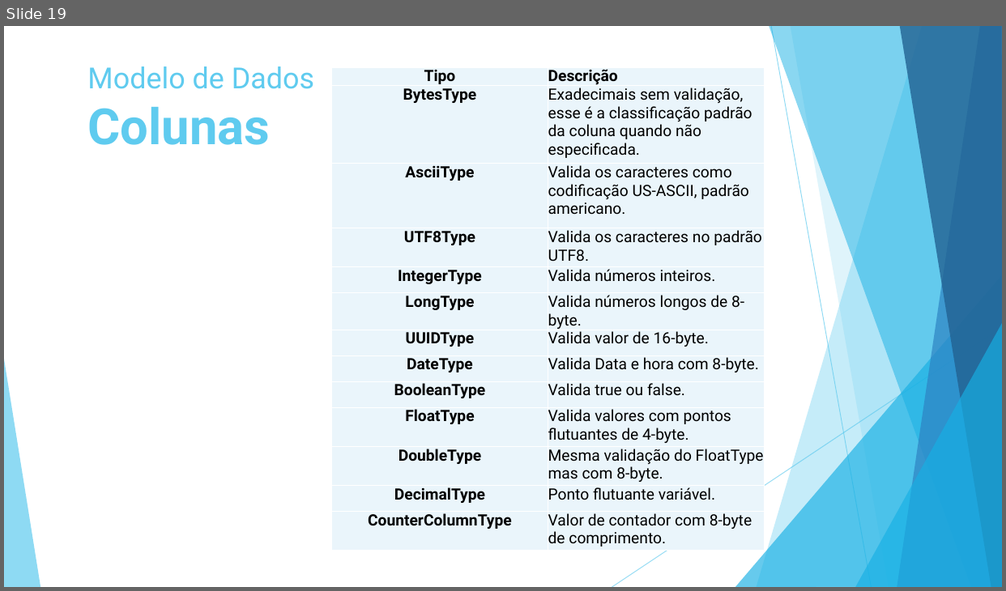
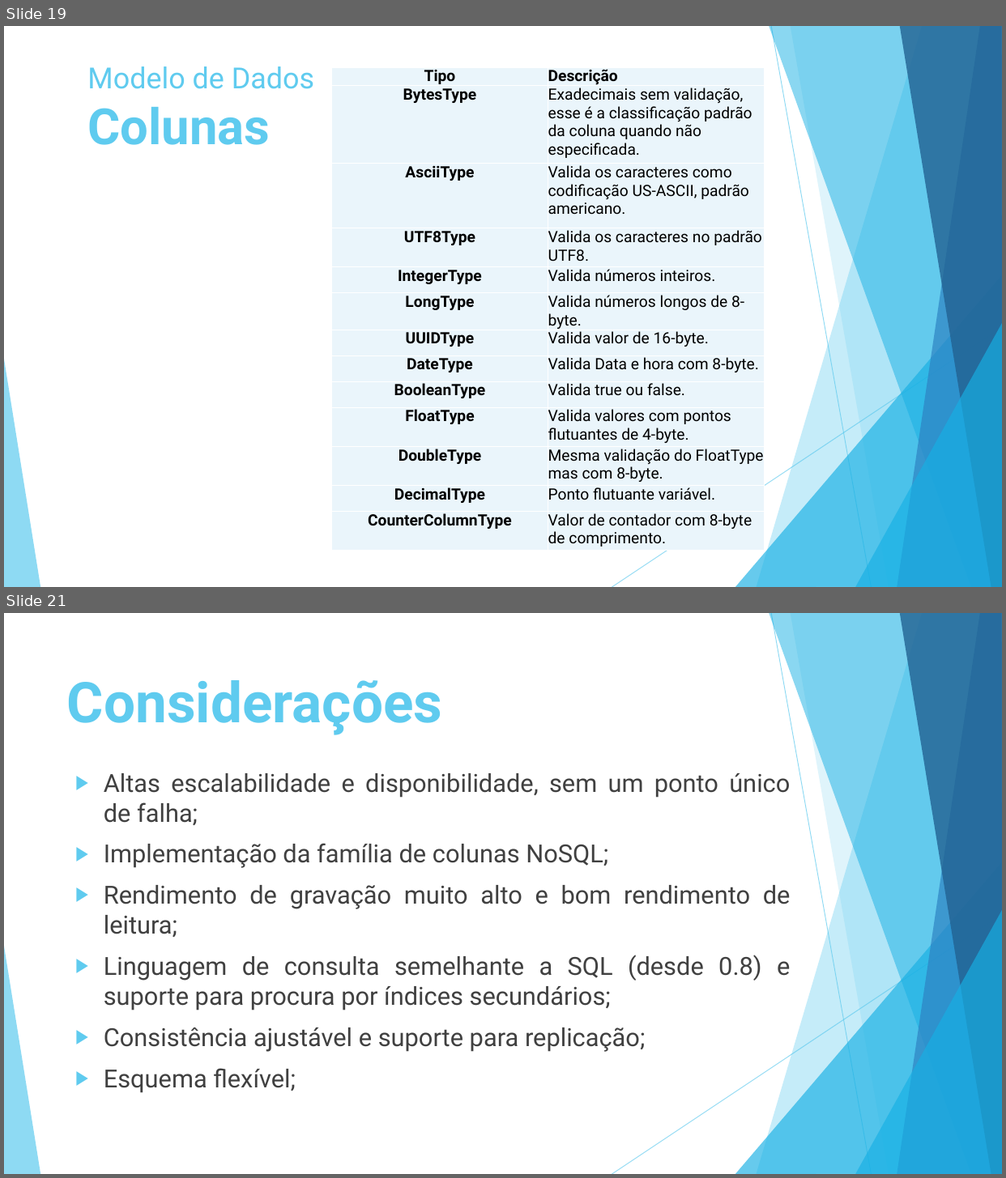
Before and after one commit to luiscferraz/bd-penitenciaria, a slide deck: Seminario/NoSQL v2.pptx. Shown one above the other, each under a label of ours: slide 19 before the commit, slides 19 and 21 after it; the slides between them are not shown. The pictures are 1006x591 and 1006x1178 pixels, drawn with LibreOffice and Linux fonts; fonts in the diff are those of the drawing. Boxes give left, top, right and bottom in pixels: in the first picture for what was removed or moved away, otherwise in the second. Text is boxed around its words. In the diff, an @@ line names an element or a change of style, - is before the commit and + after.

```diff
--- a/Seminario/NoSQL v2.pptx
+++ b/Seminario/NoSQL v2.pptx
@@ slide 21 added at (4,613,1002,1174), background #FFFFFF; not listed: 10 template elements that a slide beside it also shows @@
@@ title added at (67,680,443,735), 54 pt, text #5FCBEF, bold @@
+Considerações
@@ text added at (104,773,791,1093), 24 pt, text #404040 @@
+▶ Altas escalabilidade e disponibilidade, sem um ponto único de falha;
+▶ Implementação da família de colunas NoSQL;
+▶ Rendimento de gravação muito alto e bom rendimento de leitura;
+▶ Linguagem de consulta semelhante a SQL (desde 0.8) e suporte para procura por índices secundários;
+▶ Consistência ajustável e suporte para replicação;
+▶ Esquema flexível;
```
Also in this commit, not shown: 2 slides changed, 3 other slides added, 1 slide removed.
